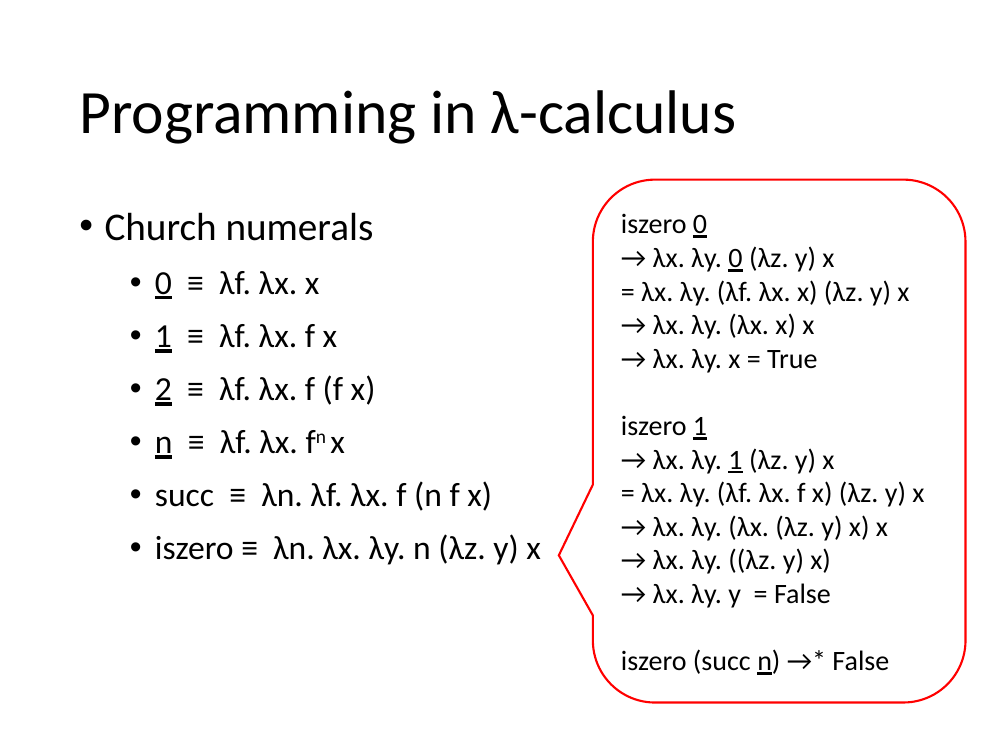
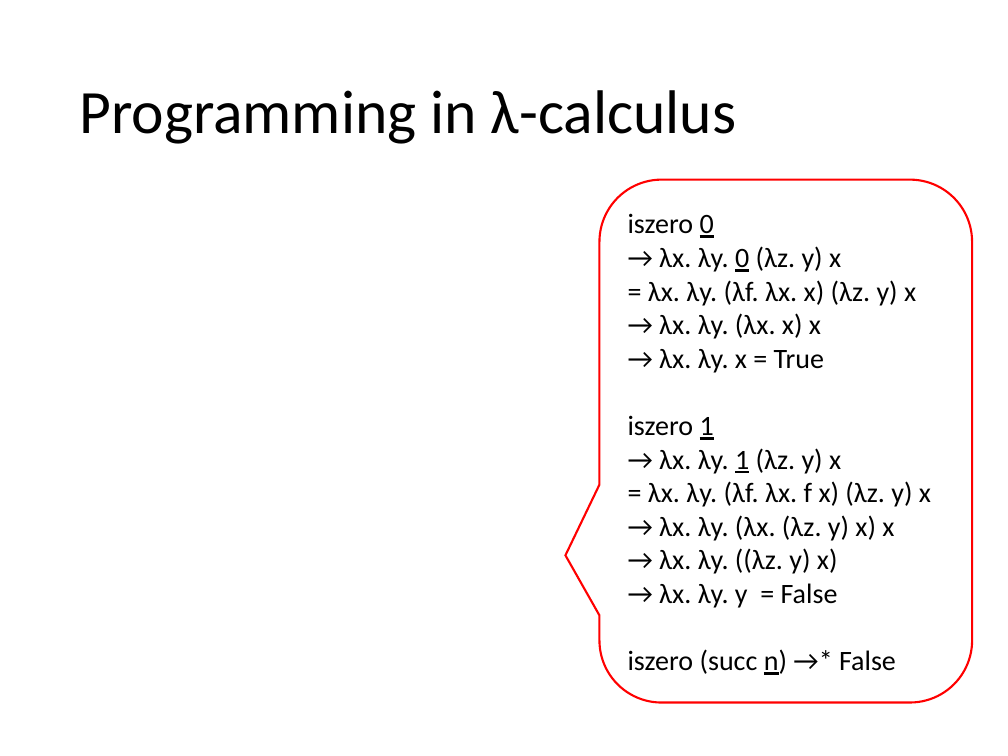
Before and after one commit to hongjin-liang/hongjin-liang.github.io, a slide deck: slide 68 of teaching/semantics/04_lambda.pptx. Drawn at 1008x756 pixels with LibreOffice and Linux fonts; fonts in the diff are those of the drawing; grey boxes stand for pictures. Boxes give left, top, right and bottom in pixels: in the first picture for what was removed or moved away, otherwise in the second. Text is boxed around its words. In the diff, an @@ line names an element or a change of style, - is before the commit and + after.

```diff
--- a/teaching/semantics/04_lambda.pptx
+++ b/teaching/semantics/04_lambda.pptx
@@ rounded speech box "iszero 0": place and size @@
-rounded speech box "iszero 0" at (593, 179, 966, 703)
+rounded speech box "iszero 0" at (600, 179, 973, 703)
@@ text removed at (105, 212, 541, 565) @@
-• Church numerals
-  • 0 ≡ λf. λx. x
-  • 1 ≡ λf. λx. f x
-  • 2 ≡ λf. λx. f (f x)
-  • n ≡ λf. λx. fn x
-  • succ ≡ λn. λf. λx. f (n f x)
-  • iszero ≡ λn. λx. λy. n (λz. y) x
```
Also in this commit, not shown: 22 other slides changed, 1 other file.
